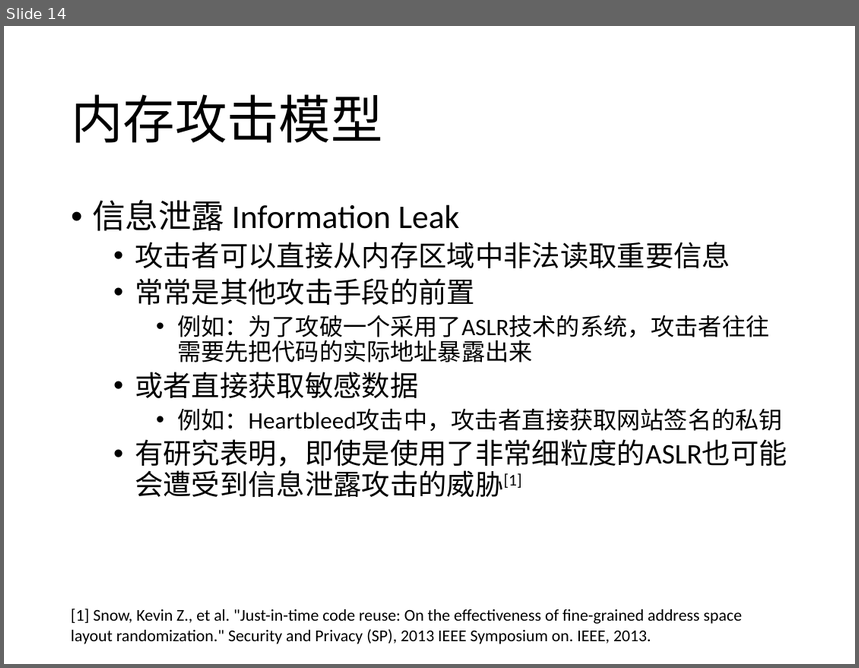
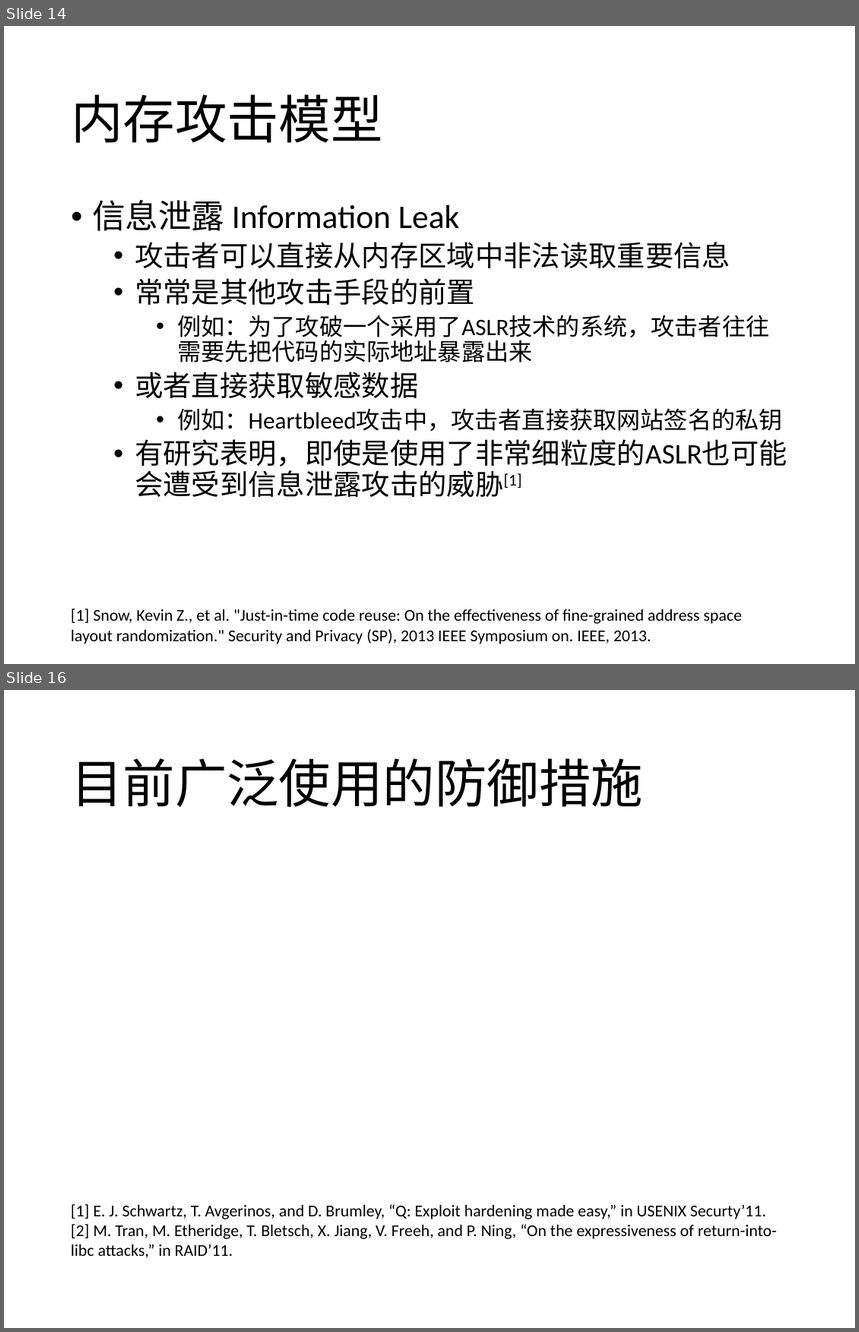
Before and after one commit to CodeATA/Docs, a slide deck: 内存安全报告.pptx. Shown one above the other, each under a label of ours: slide 14 before the commit, slides 14 and 16 after it; the slides between them are not shown. The pictures are 859x668 and 859x1332 pixels, drawn with LibreOffice and Linux fonts; fonts in the diff are those of the drawing; grey boxes stand for pictures. Boxes give left, top, right and bottom in pixels: in the first picture for what was removed or moved away, otherwise in the second. Text is boxed around its words. In the diff, an @@ line names an element or a change of style, - is before the commit and + after.

```diff
--- a/内存安全报告.pptx
+++ b/内存安全报告.pptx
@@ slide 16 added at box(4, 690, 855, 1328), background #FFFFFF @@
@@ title added at box(71, 758, 643, 807), 44 pt, text #000000 @@
+目前广泛使用的防御措施
@@ text added at box(71, 1205, 777, 1258), 14 pt, text #000000 @@
+[1] E. J. Schwartz, T. Avgerinos, and D. Brumley, “Q: Exploit hardening made easy,” in USENIX Securty’11.
+[2] M. Tran, M. Etheridge, T. Bletsch, X. Jiang, V. Freeh, and P. Ning, “On the expressiveness of return-into-libc attacks,” in RAID’11.
```
Also in this commit, not shown: 1 slide changed, 7 other slides added.
